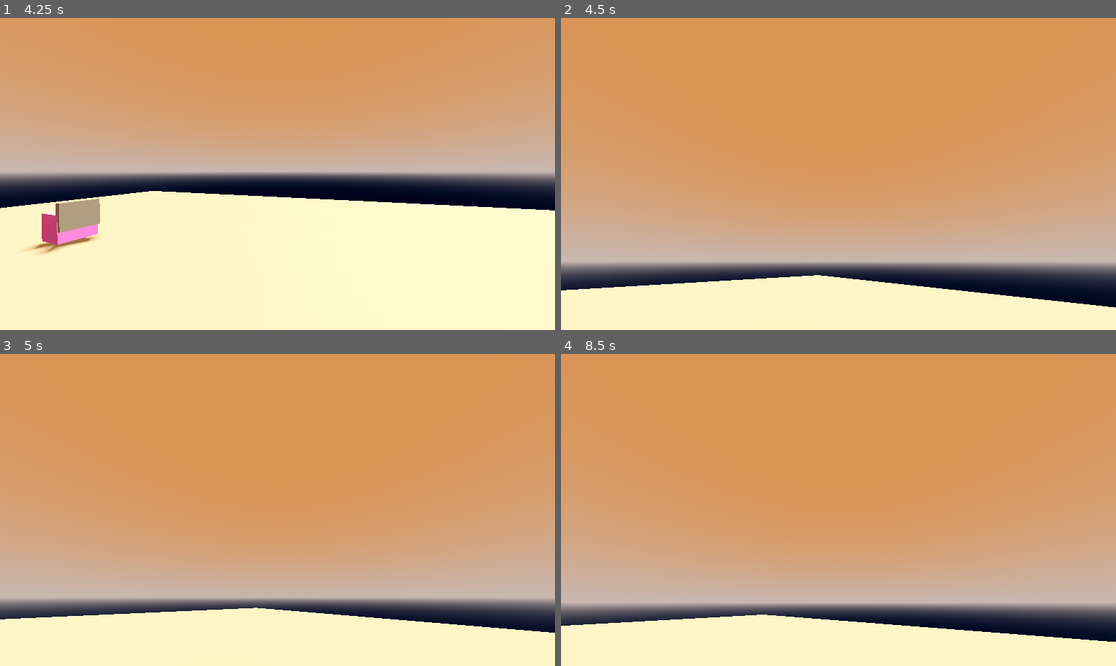
Above: before the commit, frames 1-4 (two rows, left to right).
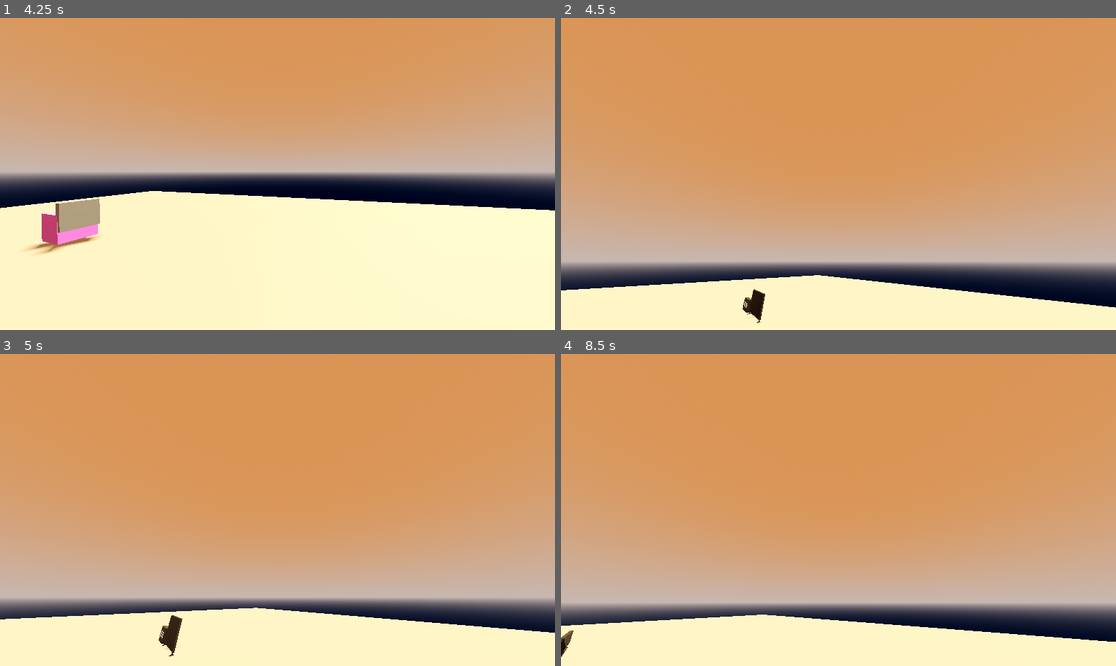
Above: after the commit, the same moments.

Repository: Slippery-Marker/TMTV_SJ2025
Game: Godot game, scene res://Scenes/Levels/test.tscn
Same seed, same stepped clock (60 frames per second), same inputs: the game is played once before the commit and once after it. The project has no main scene, so this scene is started directly.
Inputs (mouse positions are in pixels of both pictures, inside the frame that each line leads up to):
- Up to frame 1 (4.25 s): move the mouse to (305, 174) at 0.52 s; hold W (mforward) 0.53-2.03 s; tap F (int1) at 0.6, 1.55, 2.1, 2.85, 3.8 s; tap Space (jump) at 0.77, 1.52, 2.75, 3.02, 3.77 s; move the mouse to (249, 174) at 1.27 s; tap Tab (act4) at 1.35 s; tap Enter at 2, 3.5 s; move the mouse to (333, 105) at 2.02 s; hold D (mrightward) 2.03-2.78 s; move the mouse to (249, 236) at 2.77 s; hold W (mforward) 2.78-3.53 s; move the mouse to (444, 220) at 3.52 s; hold A (mleftward) from 3.53 s (still down); hold Tab (act4) from 3.53 s (still down)
- Up to frame 2 (4.5 s): move the mouse to (794, 170) at 4.27 s; release A (mleftward) at 4.28 s; release Tab (act4) at 4.28 s; hold W (mforward) from 4.28 s (still down); tap F (int1) at 4.35 s
- Up to frame 3 (5 s): keep holding W (mforward); tap Space (jump) at 4.52 s
- Up to frame 4 (8.5 s): move the mouse to (844, 510) at 5.02 s; tap F (int1) at 5.1, 6.05, 6.6, 7.35, 8.3 s; move the mouse to (816, 503) at 5.77 s; release W (mforward) at 5.78 s; hold D (mrightward) 5.78-6.53 s; tap Tab (act4) at 5.85 s; tap Space (jump) at 6.02, 6.5, 6.77, 7.52, 8 s; move the mouse to (960, 494) at 6.52 s; hold W (mforward) 6.53-7.28 s; tap Enter at 7.25 s; move the mouse to (727, 525) at 7.27 s; hold D (mrightward) 7.28-8.03 s; move the mouse to (894, 441) at 8.02 s; hold S (mbackward) from 8.03 s (still down); hold Tab (act4) from 8.03 s (still down)

Frame 1 is identical in both runs. In frame 2, 0.2% of the frame differs, in the area x 32-37%, y 86-98%; in frame 3, 0.3%, in the area x 28-33%, y 83-97%; in frame 4, 0.1%.

Commit message:
interaction system logic reconfiguration

Diff:
--- a/Scenes/Levels/test.tscn
+++ b/Scenes/Levels/test.tscn
@@ -1,7 +1,9 @@
-[gd_scene load_steps=7 format=3 uid="uid://dnjra2ol5vbe8"]
+[gd_scene load_steps=9 format=3 uid="uid://dnjra2ol5vbe8"]
 
 [ext_resource type="Script" uid="uid://i3y07yc7nimg" path="res://programs/object_brain.gd" id="1_1m5gc"]
 [ext_resource type="PackedScene" uid="uid://xgxdbavmpxxa" path="res://scenes/PB/Player.tscn" id="1_cmgem"]
+[ext_resource type="PackedScene" uid="uid://b4v785wd24pnv" path="res://scenes/PB/tape.tscn" id="3_8kuwg"]
+[ext_resource type="PackedScene" uid="uid://dsl43yp2l26ui" path="res://scenes/PB/tv.tscn" id="4_oteci"]
 
 [sub_resource type="ProceduralSkyMaterial" id="ProceduralSkyMaterial_cmgem"]
 sky_top_color = Color(0.7451432, 0.45579368, 0.26899692, 1)
@@ -51,3 +53,9 @@
 [node name="CSGBox3D2" type="CSGBox3D" parent="."]
 transform = Transform3D(0.21, 0, 0, 0, 1, 0, 0, 0, 1, -11.185597, 1.1136947, -12.8467865)
 use_collision = true
+
+[node name="tv" parent="." instance=ExtResource("4_oteci")]
+transform = Transform3D(1, 0, 0, 0, 1, 0, 0, 0, 1, -6.7637153, 0.049999714, 3.253337)
+
+[node name="tape" parent="." instance=ExtResource("3_8kuwg")]
+transform = Transform3D(1, 0, 0, 0, 1, 0, 0, 0, 1, -6.7887588, 0.33000022, 5.0165367)
--- a/programs/inventory_manager.gd
+++ b/programs/inventory_manager.gd
@@ -1,8 +1,16 @@
 class_name inventory_manager
 extends RefCounted
+var _tape:int=0
+var _key:int=0
 func collect_tape():
-	pass
+	_tape=_tape+1
 func collect_key():
-	pass
-func collect_item():
-	pass
+	_key=_key+1
+func get_tape():
+	return _tape
+func get_key():
+	return _key
+func use_tape():
+	_tape=_tape-1
+func use_key():
+	_key=_key-1
--- a/programs/object_brain.gd
+++ b/programs/object_brain.gd
@@ -1,18 +1,34 @@
 class_name object_brain
 extends Node3D
-enum behaviour{collectible=0,recipient=1,animator=2,destroyable=3}
-@export var behavior:behaviour=behaviour.destroyable
+enum behaviour{tape=0,tv=1,key=2,locked_door=3}
+@export var behavior:behaviour=behaviour.tape
+static var _inv:inventory_manager=inventory_manager.new()
+#func _ready()->void:
+#	_inv=inventory_manager.new()
 func interact() -> void:
 	# Logic is now based on the new 'behavior' enum
 	match behavior:
 		0:
-			print("Running COLLECTIBLE interaction logic.")
+			print("Running TAPE interaction logic.")
+			_inv.collect_tape()
+			print(_inv.get_tape())
+			queue_free()
 		1:
-			print("Running RECIPIENT interaction logic.")
+			print("Running TV interaction logic.")
+			if _inv.get_tape()!=0:
+				_inv.use_tape()
+				print("(tapes remaining: ",_inv.get_tape(),")")
+			else:
+				printerr("INSUFFICIENT TAPES!")
 		2:
-			print("Running ANIMATOR interaction logic.")
+			print("Running KEY interaction logic.")
+			_inv.collect_key()
+			queue_free()
 		3:
-			print("Running DESTROYABLE interaction logic.")
-			queue_free()
+			print("Running DOORLOCKED interaction logic.")
+			if _inv.get_key()!=0:
+				queue_free()
+			else:
+				printerr("INSUFFICIENT KEYS!")
 func get_behavior():
 	return behavior
--- a/programs/player_object_interaction.gd
+++ b/programs/player_object_interaction.gd
@@ -1,23 +1,43 @@
 class_name player_object_interaction
 extends RefCounted
-var _ray:RayCast3D
-var _label:Label
-var _objbrain:player_object_interaction
-func set_raycast(ray:RayCast3D,label:Label)->void:
-	_ray=ray
-	_label=label
-func _ready()->void:
-	_objbrain=player_object_interaction.new()
-func _process()->void:
+var _ray: RayCast3D
+var _label: Label
+func set_raycast(ray:RayCast3D, label:Label) -> void:
+	_ray = ray
+	_label = label
+#NOTE: there are times you need to get the parent (ex: glTf import)
+func get_node_parent(node: Node) -> Node:
+	# CRASH FIX: Immediately check if the node is valid before accessing methods.
+	if not is_instance_valid(node):
+		return null
+	# 1. Check if the current node has the method we care about
+	if node.has_method("interact"):
+		return node
+	# 2. Try climbing up to the parent.
+	var parent = node.get_parent()
+	if parent:
+		# 3. Recursively check the parent.
+		return get_node_parent(parent)
+	# 4. If we reach the scene root (no more parent), return null.
+	return null
+func _process() -> void:
 	if _ray.is_colliding():
-		var targetcoll=_ray.get_collider()
-		if targetcoll != null && targetcoll.has_method("interact"):
+		var collider: Node = _ray.get_collider()
+		var interactive_object: Node = get_node_parent(collider)
+		#NOTE: always check if that shit valid bro i swear to god (crashed almost 100 times)
+		if interactive_object and is_instance_valid(interactive_object):
 			_label.show()
-			#communicates the interaction
+			# Communicates the interaction
 			if Input.is_action_just_pressed("int1"):
-				targetcoll.interact()
+				# Safety check for method before calling
+				if interactive_object.has_method("interact"):
+					interactive_object.interact()
 		else:
+			# Object not found, or it was just queue_free()'d
 			_label.hide()
 	else:
+		# Not hitting anything
 		_label.hide()
 #gang i might be stupid, i attached the "Object script" to the floor in the test scene and thought this was broken 😭😭😭😭
+#also holy fucking shit i fucking hate glTf import, man fuck you the fuck you mean im not allowed to tweak the scene tree?!
+#NOTE: the code here is a tweaked version of The Coffee Engineer's Youtube tutorial: How to make 3D interactable items in Godot 4
--- /dev/null
+++ b/scenes/PB/tape.tscn
@@ -0,0 +1,10 @@
+[gd_scene load_steps=3 format=3 uid="uid://b4v785wd24pnv"]
+
+[ext_resource type="PackedScene" uid="uid://cp5kn7p61cuiy" path="res://assets/3D/Models/tape.glb" id="1_e7mg4"]
+[ext_resource type="Script" uid="uid://i3y07yc7nimg" path="res://programs/object_brain.gd" id="2_qbj4d"]
+
+[node name="tape" instance=ExtResource("1_e7mg4")]
+script = ExtResource("2_qbj4d")
+
+[node name="collision" parent="." index="1"]
+collision_layer = 3
--- /dev/null
+++ b/scenes/PB/tv.tscn
@@ -0,0 +1,11 @@
+[gd_scene load_steps=3 format=3 uid="uid://dsl43yp2l26ui"]
+
+[ext_resource type="PackedScene" uid="uid://dh13cl0g7glm1" path="res://assets/3D/Models/tv.glb" id="1_4o2nj"]
+[ext_resource type="Script" uid="uid://i3y07yc7nimg" path="res://programs/object_brain.gd" id="2_41xin"]
+
+[node name="tv" instance=ExtResource("1_4o2nj")]
+script = ExtResource("2_41xin")
+behavior = 1
+
+[node name="collision" parent="TV" index="0"]
+collision_layer = 3
Binary file added: assets/3D/Models/tape.glb
Not shown, added: assets/3D/Models/tape.glb.import
